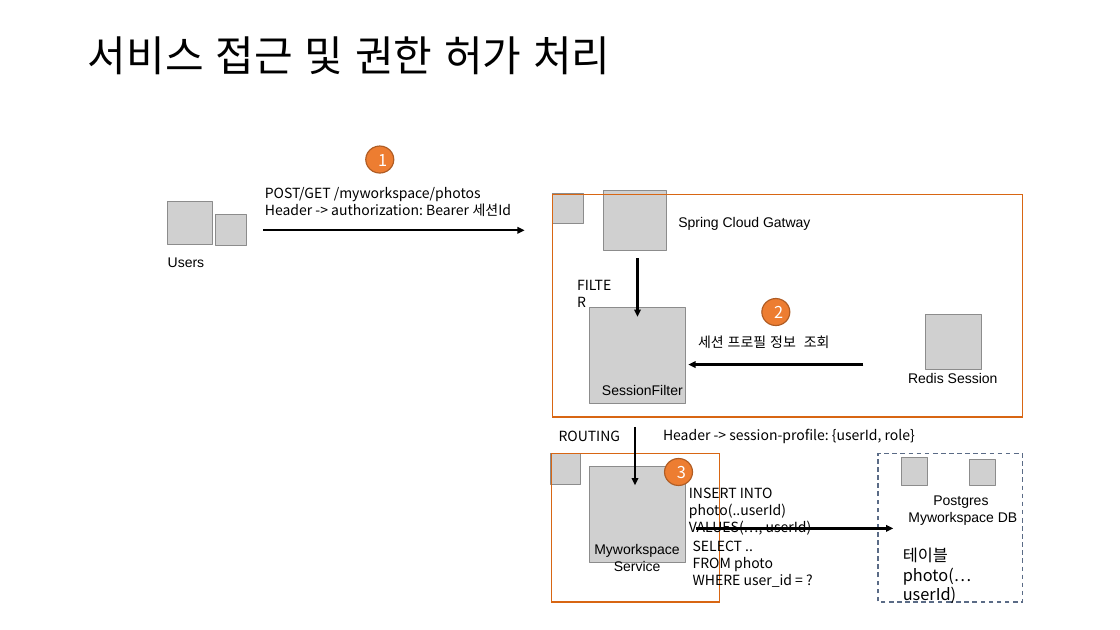
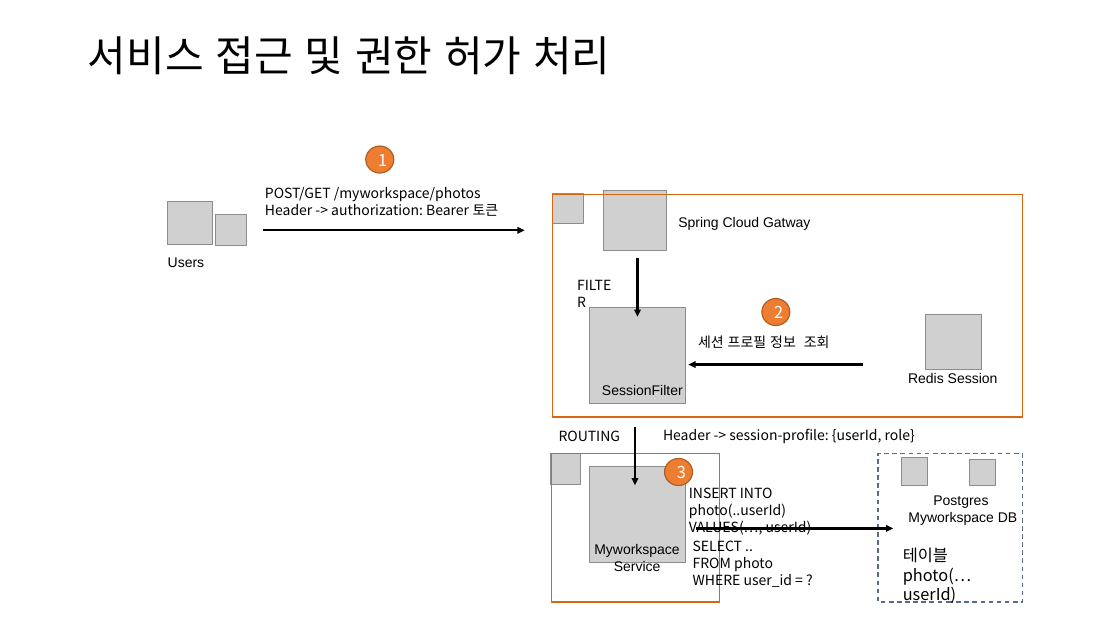
Before and after one commit to kdkcom1234/git2021, a slide deck: slide 12 of 8-msa/auth/-. 인증, 허가, 세션.pptx (slide 11 before the commit). Drawn at 1120x630 pixels with LibreOffice and Linux fonts; fonts in the diff are those of the drawing; grey boxes stand for pictures. Boxes give left, top, right and bottom in pixels: in the first picture for what was removed or moved away, otherwise in the second. Text is boxed around its words. In the diff, an @@ line names an element or a change of style, - is before the commit and + after.

Commit message:
프로필 처리 추가

```diff
--- a/8-msa/auth/-. 인증, 허가, 세션.pptx
+++ b/8-msa/auth/-. 인증, 허가, 세션.pptx
@@ text at box(265, 201, 499, 216): text changed @@
-Header -> authorization: Bearer 세션Id
+Header -> authorization: Bearer 토큰
```
Also in this commit, not shown: 2 other slides changed, 1 slide added.
